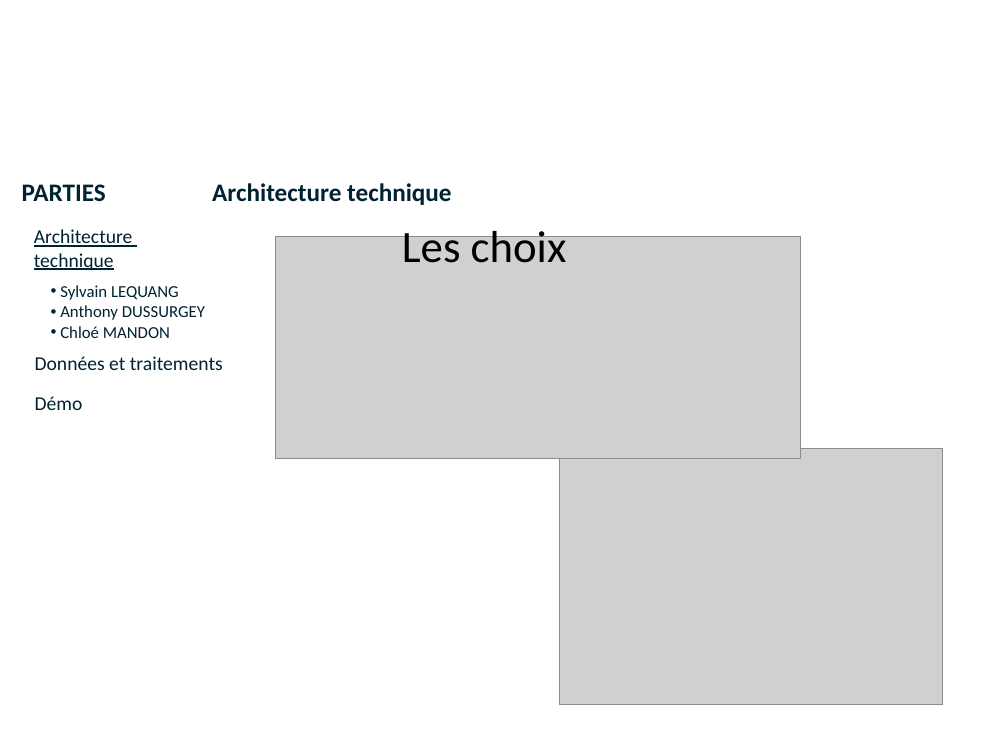
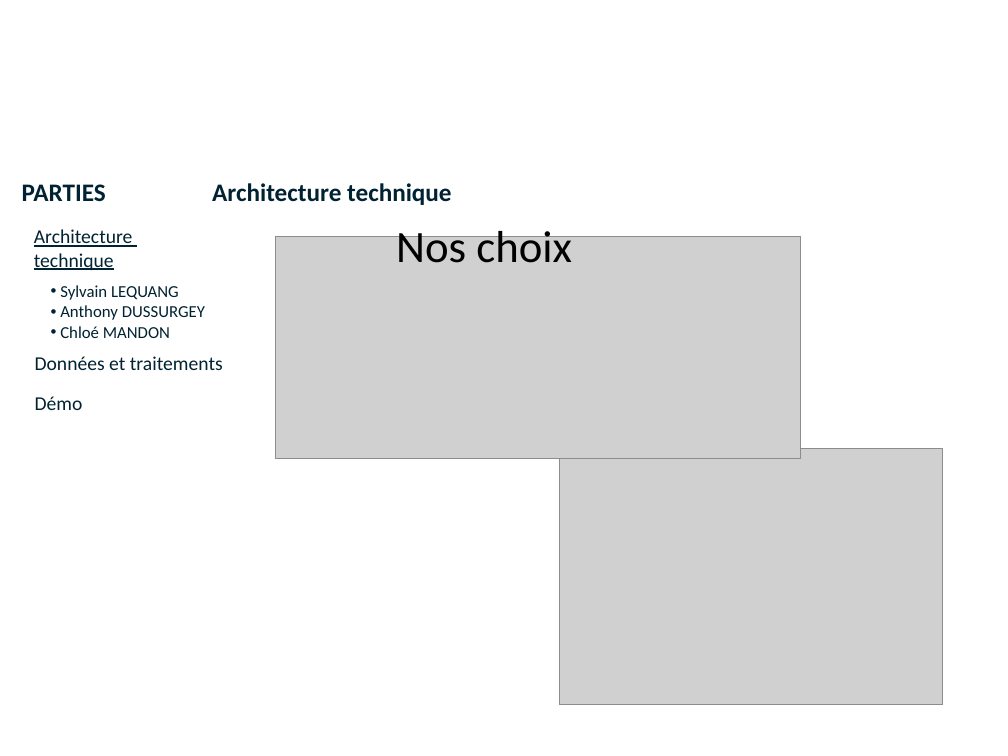
Before and after one commit to lobtec/dartiesgroupe2, a slide deck: slide 14 of PROJET/Soutenance Finale/slides_Architecture_Restitution.pptx. Drawn at 1008x756 pixels with LibreOffice and Linux fonts; fonts in the diff are those of the drawing; grey boxes stand for pictures; background and template pictures are left out. Boxes give left, top, right and bottom in pixels: in the first picture for what was removed or moved away, otherwise in the second. Text is boxed around its words. In the diff, an @@ line names an element or a change of style, - is before the commit and + after.

```diff
--- a/PROJET/Soutenance Finale/slides_Architecture_Restitution.pptx
+++ b/PROJET/Soutenance Finale/slides_Architecture_Restitution.pptx
@@ text at (396, 225, 572, 263): text changed @@
-  Les choix
+  Nos choix
```
Also in this commit, not shown: 7 other slides changed.
